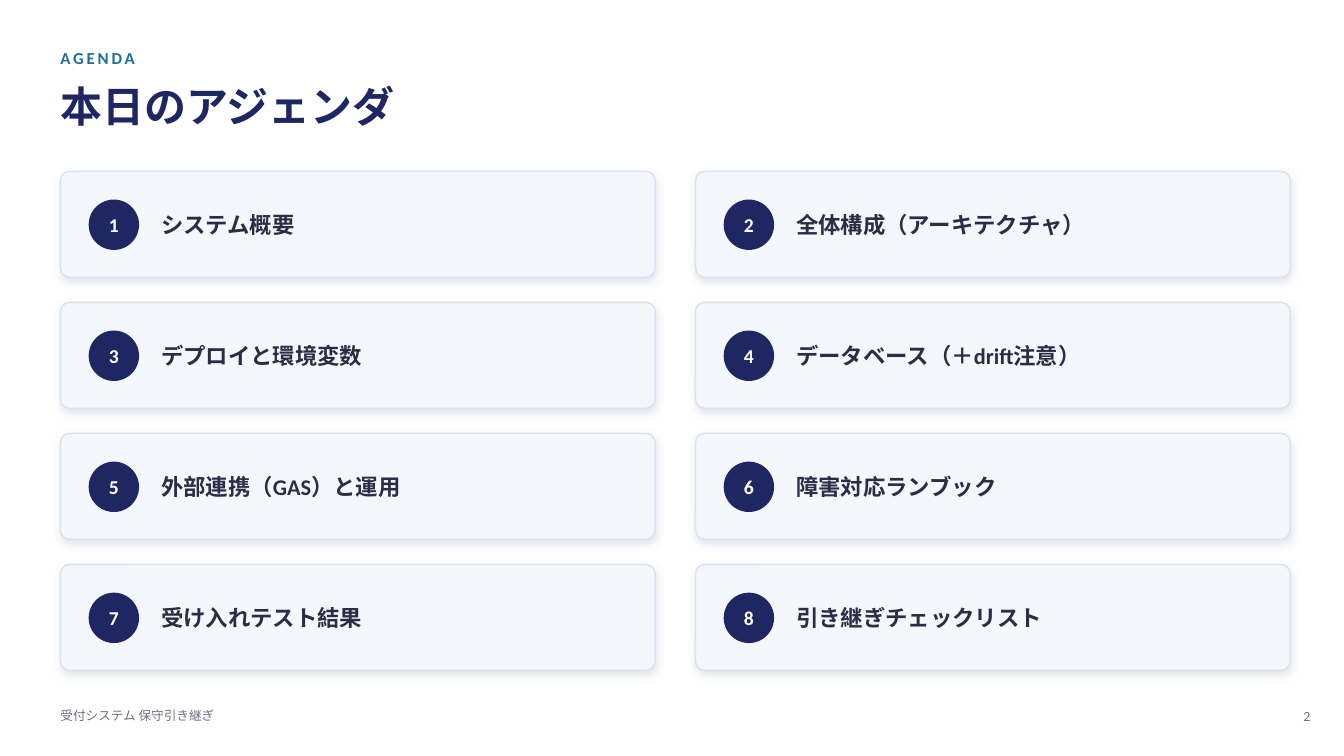
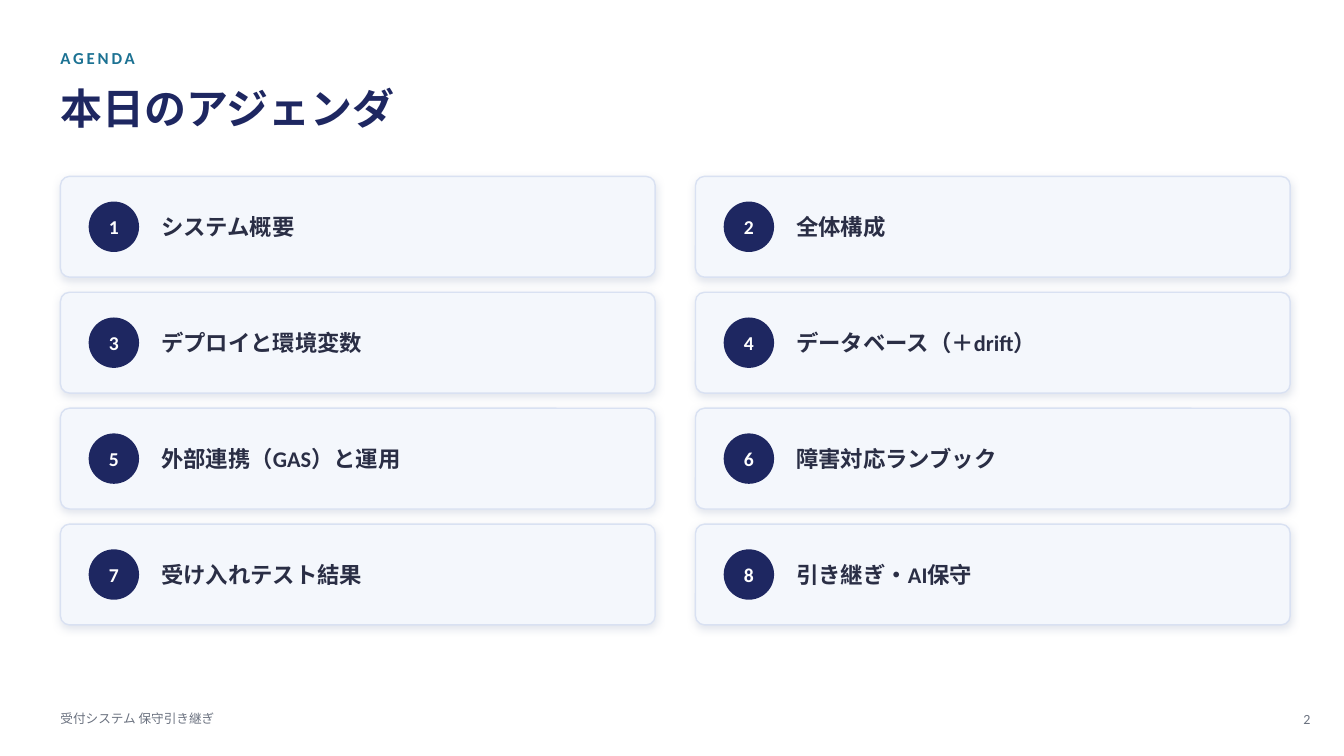
Before and after one commit to viva-eureka/reception-system, a slide deck: slide 2 of docs/受付システム_保守引き継ぎ.pptx. Drawn at 1344x756 pixels with LibreOffice and Linux fonts; fonts in the diff are those of the drawing. Boxes give left, top, right and bottom in pixels: in the first picture for what was removed or moved away, otherwise in the second. Text is boxed around its words. In the diff, an @@ line names an element or a change of style, - is before the commit and + after.

```diff
--- a/docs/受付システム_保守引き継ぎ.pptx
+++ b/docs/受付システム_保守引き継ぎ.pptx
@@ rounded rectangle: place and size @@
-rounded rectangle at [60,171,655,277]
+rounded rectangle at [60,176,655,277]
@@ rounded rectangle: place and size @@
-rounded rectangle at [696,171,1291,277]
+rounded rectangle at [696,176,1291,277]
@@ text at [796,216,885,237]: text changed @@
-全体構成（アーキテクチャ）
+全体構成
@@ rounded rectangle: place and size @@
-rounded rectangle at [60,302,655,408]
+rounded rectangle at [60,292,655,393]
@@ text "デプロイと環境変数": place and size @@
-text "デプロイと環境変数" at [161,345,362,366]
+text "デプロイと環境変数" at [161,332,362,353]
@@ rounded rectangle: place and size @@
-rounded rectangle at [696,302,1291,408]
+rounded rectangle at [696,292,1291,393]
@@ 2 texts, 2 ellipses: place and size @@
-2 texts, 2 ellipses at [89,331,774,381]
+2 texts, 2 ellipses at [89,318,774,368]
@@ text at [796,332,1036,353]: text changed @@
-データベース（＋drift注意）
+データベース（＋drift）
@@ rounded rectangle: place and size @@
-rounded rectangle at [60,434,655,539]
+rounded rectangle at [60,408,655,509]
@@ text "外部連携（GAS）と運用": place and size @@
-text "外部連携（GAS）と運用" at [161,476,400,497]
+text "外部連携（GAS）と運用" at [161,448,400,469]
@@ rounded rectangle: place and size @@
-rounded rectangle at [696,434,1291,539]
+rounded rectangle at [696,408,1291,509]
@@ text "障害対応ランブック": place and size @@
-text "障害対応ランブック" at [796,476,996,497]
+text "障害対応ランブック" at [796,448,996,469]
@@ 2 texts, 2 ellipses: place and size @@
-2 texts, 2 ellipses at [89,462,774,512]
+2 texts, 2 ellipses at [89,434,774,484]
@@ rounded rectangle: place and size @@
-rounded rectangle at [60,565,655,670]
+rounded rectangle at [60,524,655,625]
@@ text "受け入れテスト結果": place and size @@
-text "受け入れテスト結果" at [161,607,362,628]
+text "受け入れテスト結果" at [161,564,362,585]
@@ proportions changed in 8 elements at [60,176,655,277], [696,176,1291,277], [60,292,655,393], [696,292,1291,393], [60,408,655,509], [696,408,1291,509], [60,524,655,625], [696,524,1291,625] @@
@@ rounded rectangle: place and size @@
-rounded rectangle at [696,565,1291,670]
+rounded rectangle at [696,524,1291,625]
@@ 2 texts, 2 ellipses: place and size @@
-2 texts, 2 ellipses at [89,593,774,643]
+2 texts, 2 ellipses at [89,549,774,600]
@@ text at [796,564,972,585]: text changed @@
-引き継ぎチェックリスト
+引き継ぎ・AI保守
```
Also in this commit, not shown: 10 other slides changed, 4 other files.
